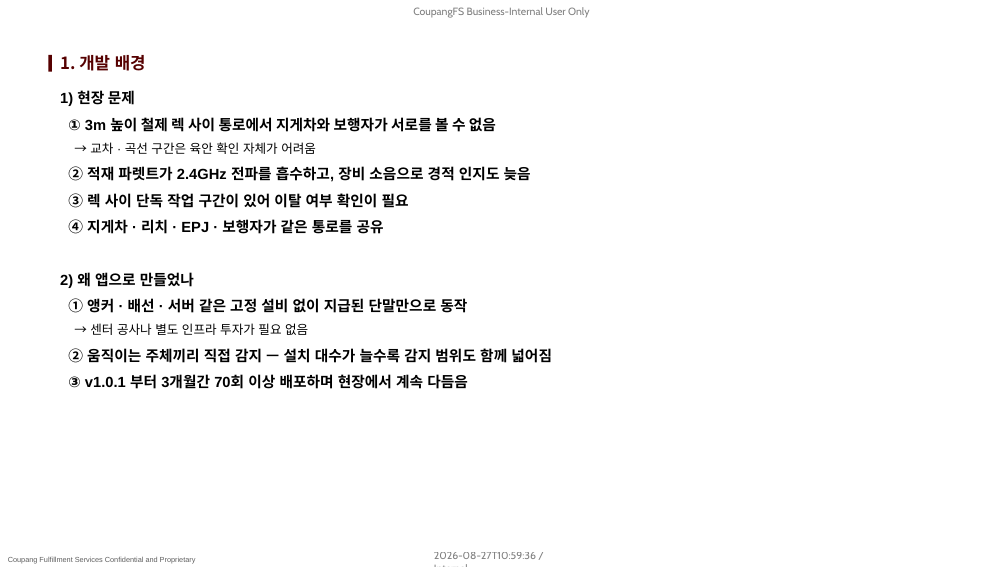
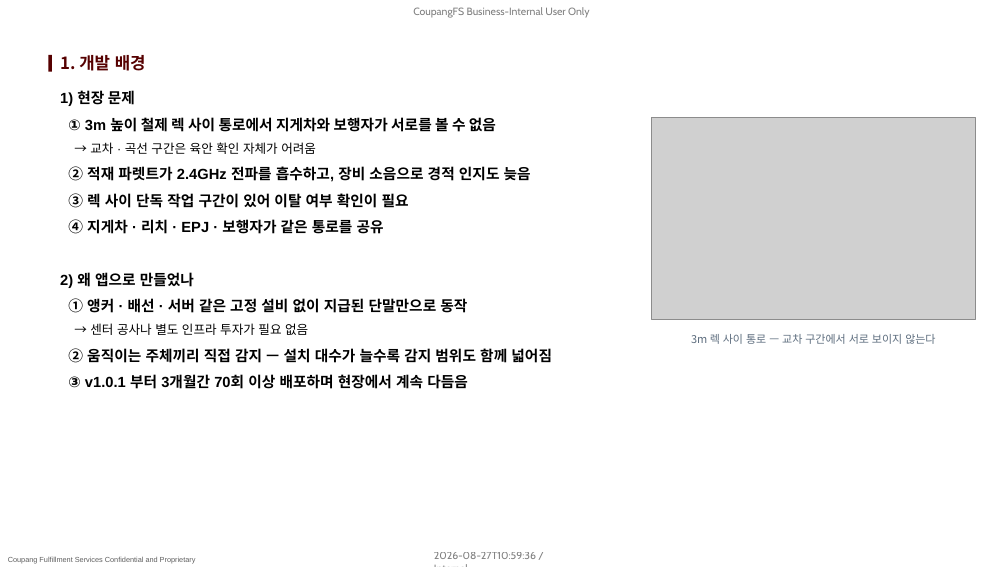
Before and after one commit to pslymzero-cyber/SafeAlert, a slide deck: slide 3 of docs/presentation/company_form/SafeAlert_보고_2026.08.pptx. Drawn at 1008x567 pixels with LibreOffice and Linux fonts; fonts in the diff are those of the drawing; grey boxes stand for pictures; background and template pictures are left out. Boxes give left, top, right and bottom in pixels: in the first picture for what was removed or moved away, otherwise in the second. Text is boxed around its words. In the diff, an @@ line names an element or a change of style, - is before the commit and + after.

```diff
--- a/docs/presentation/company_form/SafeAlert_보고_2026.08.pptx
+++ b/docs/presentation/company_form/SafeAlert_보고_2026.08.pptx
@@ picture added at <box>652,117,975,319</box> @@
@@ text added at <box>691,334,935,344</box>, 10.5 pt, text #5D6D7E @@
+3m 렉 사이 통로 — 교차 구간에서 서로 보이지 않는다
```
Also in this commit, not shown: 4 other slides changed, 12 other files.
